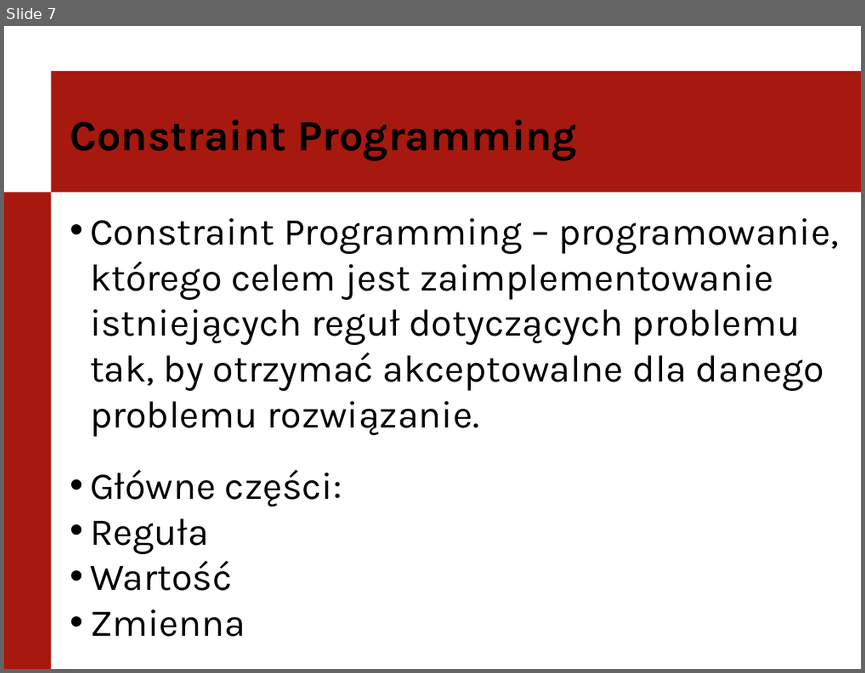
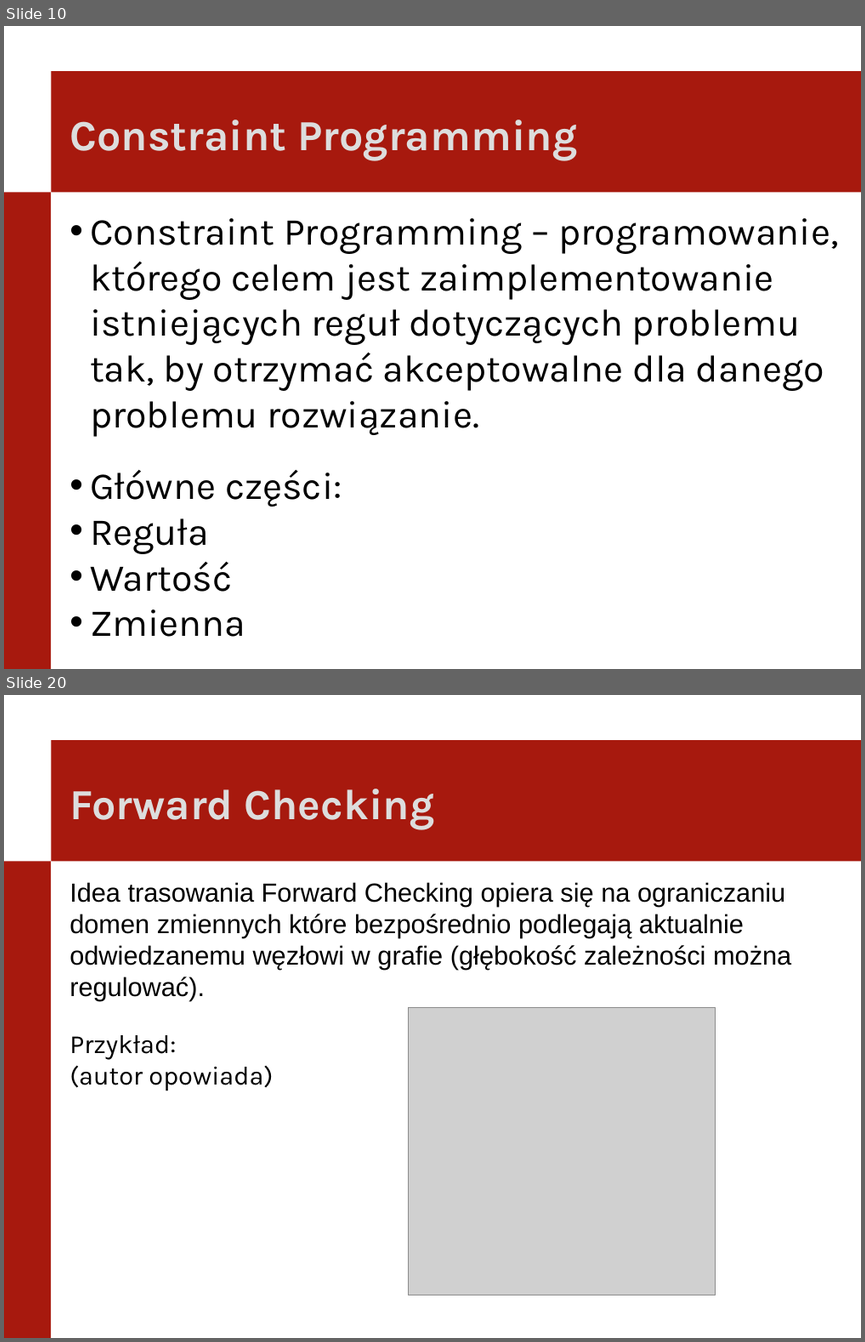
Before and after one commit to itomi/kakuro, a slide deck: Documentation/PierwszaPrezentacja.pptx. Shown one above the other, each under a label of ours: slide 7 before the commit, slides 10 and 20 after it; the slides between them are not shown. The pictures are 865x673 and 865x1342 pixels, drawn with LibreOffice and Linux fonts; fonts in the diff are those of the drawing; grey boxes stand for pictures; background and template pictures are left out. Boxes give left, top, right and bottom in pixels: in the first picture for what was removed or moved away, otherwise in the second. Text is boxed around its words. In the diff, an @@ line names an element or a change of style, - is before the commit and + after.

```diff
--- a/Documentation/PierwszaPrezentacja.pptx
+++ b/Documentation/PierwszaPrezentacja.pptx
@@ slide 20 added at box(4, 695, 861, 1338), background #FFFFFF; not listed: 2 template elements that a slide beside it also shows @@
@@ text added at box(69, 789, 435, 830), 36 pt, text #DDDDDD, bold @@
+Forward Checking
@@ text added at box(69, 882, 791, 1091), 22 pt, text #000000 @@
+Idea trasowania Forward Checking opiera się na ograniczaniu domen zmiennych które bezpośrednio podlegają aktualnie odwiedzanemu węzłowi w grafie (głębokość zależności można regulować).
+Przykład:
+(autor opowiada)
@@ picture added at box(409, 1008, 715, 1295) @@
@@ what was slide 7 is now slide 10 @@
@@ slide 10 changed as well @@
@@ text "Constraint Programming" at box(69, 120, 577, 161): text colour #000000 to #DDDDDD @@
```
Also in this commit, not shown: 8 other slides changed, 12 other slides added, 1 other file.
